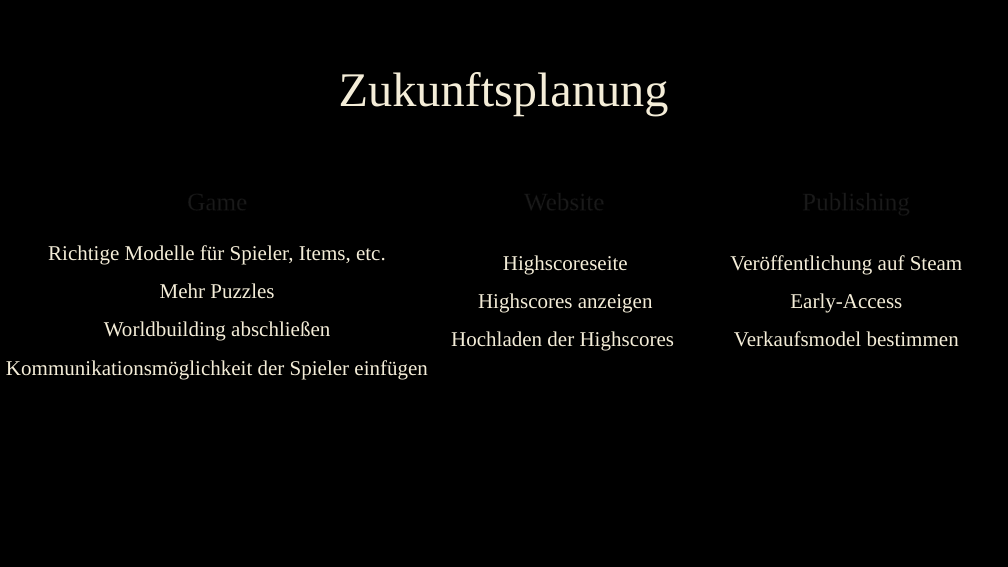
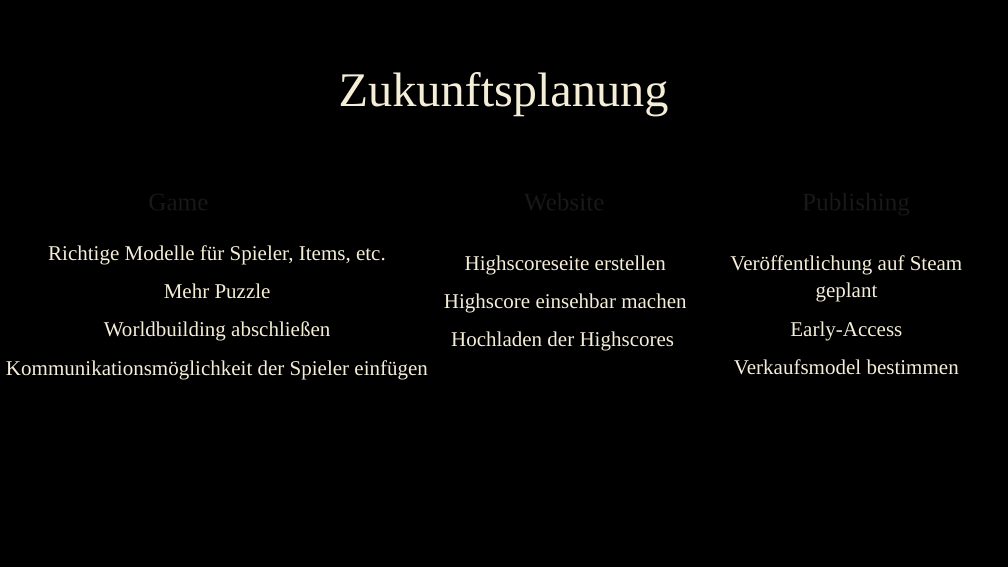
Before and after one commit to ChristophLasinger/Youre-not-alone, a slide deck: slide 19 of documents/You‘re not alone.pptx. Drawn at 1008x567 pixels with LibreOffice and Linux fonts; fonts in the diff are those of the drawing; background and template pictures are left out. Boxes give left, top, right and bottom in pixels: in the first picture for what was removed or moved away, otherwise in the second. Text is boxed around its words. In the diff, an @@ line names an element or a change of style, - is before the commit and + after.

```diff
--- a/documents/You‘re not alone.pptx
+++ b/documents/You‘re not alone.pptx
@@ text "Game": place and size @@
-text "Game" at bbox=[81, 156, 354, 219]
+text "Game" at bbox=[42, 156, 315, 219]
@@ text at bbox=[444, 255, 686, 313]: text changed @@
-Highscoreseite
-Highscores anzeigen
+Highscoreseite erstellen
+Highscore einsehbar machen
@@ text at bbox=[730, 255, 962, 302]: text changed @@
-Veröffentlichung auf Steam
+Veröffentlichung auf Steam geplant
@@ text at bbox=[164, 283, 271, 299]: text changed @@
-Mehr Puzzles
+Mehr Puzzle
```
Also in this commit, not shown: 13 other slides changed, 1 other file.
